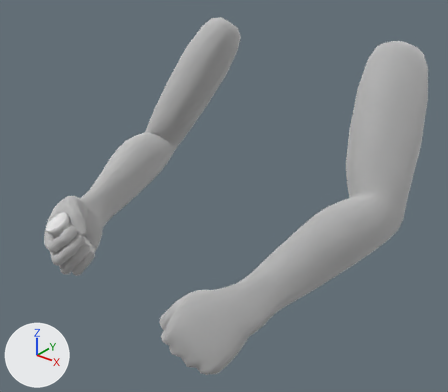
Renders of the Blender file Breakout From Ackers/Assets/Animations/Pills/Pills Unequip from Popping.blend from each side of a commit.
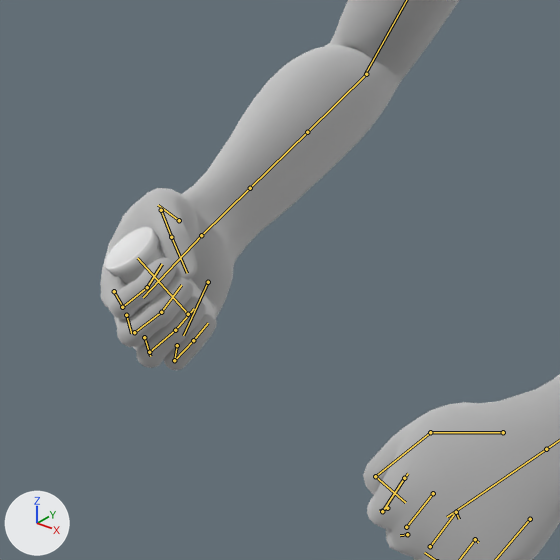
There are two pictures of each version: one whole from a 50 mm lens placed at (0.851, -1.424, 0.298), pointed at (0.02, -0.386, -0.346), one close up on the part from 0% to 55% of the width and 29% to 92% of the height. The axes (+X, +Y, +Z) are drawn at lower left. The lights are the same throughout. Both versions are drawn at frame 16 of the action 'Unequip from Popping'; the numbers are the values there. The bones that bend it are drawn over the model as lines in the close-ups.

The first close-up shows 'Pill Bottle', 'hand_left', 'hand_right'.
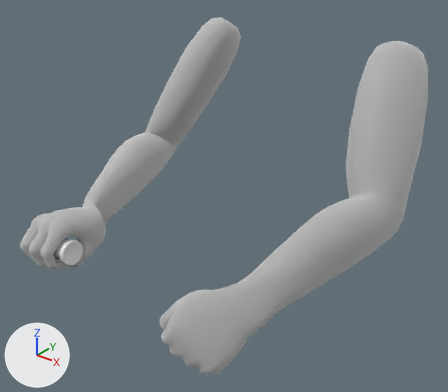
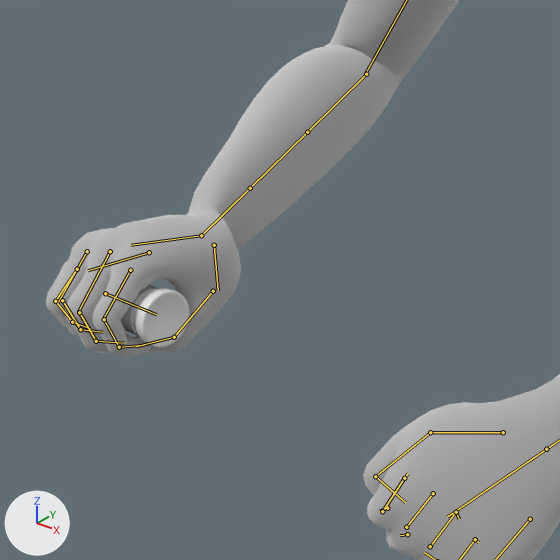
The change, as a diff of the scene's bpy script:
```diff
--- a/Breakout From Ackers/Assets/Animations/Pills/Pills Unequip from Popping.blend.py
+++ b/Breakout From Ackers/Assets/Animations/Pills/Pills Unequip from Popping.blend.py
@@ bone_hand_r @@
 bone_hand_r = bpy.data.objects['FPS Arms'].pose.bones['Hand_R']  # child of 'Lowerarm3_R'
-bone_hand_r.rotation_quaternion = (0.953, -0.022, 0.299, -0.052)  # degrees (-5, 35, -8)
+bone_hand_r.rotation_quaternion = (0.757, 0.202, -0.607, -0.133)  # degrees (69, -60, -63)
```

Where the change shows, as pixel boxes (x1, y1, x2, y2) in the close-ups (560 x 560 px):
'hand_right', posed: before (101, 0, 459, 370); after (46, 0, 459, 357)
bone 'Hand_R', root to tip: before (201, 235) to (143, 297); after (201, 235) to (131, 245)
